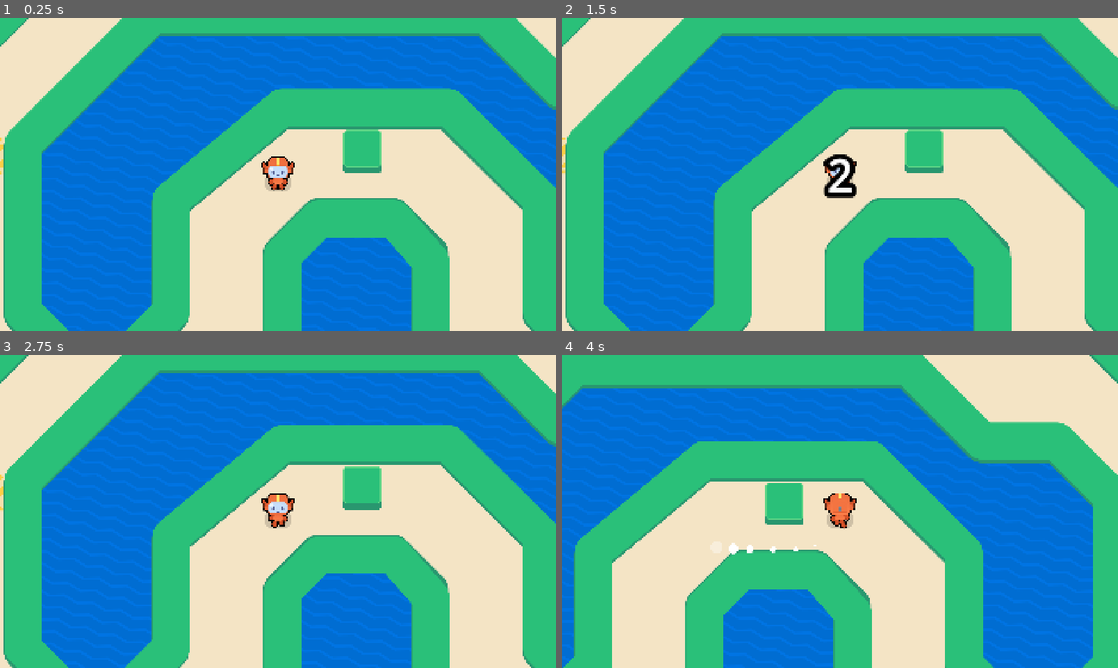
Above: before the commit, frames 1-4 (two rows, left to right).
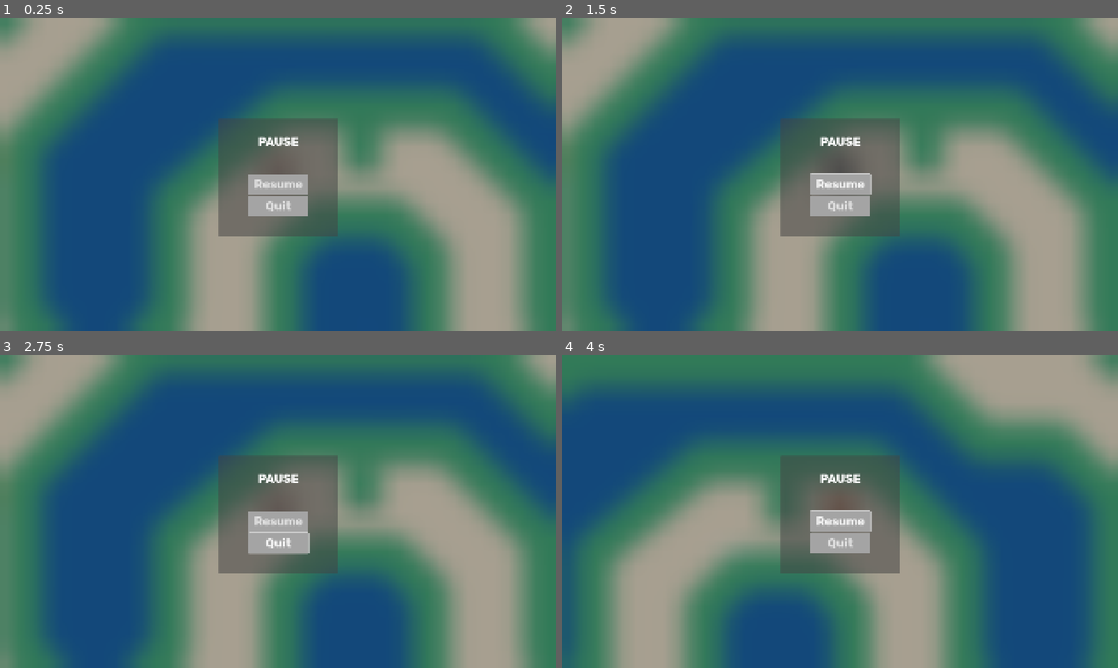
Above: after the commit, the same moments.

Repository: eddiespaget/M9-Top-Down-Movement
Game: Godot game, scene res://lessons/game.tscn
The game is run twice, just before and just after one commit, with the same random seed, the same clock (stepped at 60 frames per second) and the same inputs. The project has no main scene, so this scene is started directly.
Inputs (mouse positions are in pixels of both pictures, inside the frame that each line leads up to):
- Up to frame 1 (0.25 s): no input
- Up to frame 2 (1.5 s): click (840, 183) at 0.5 s, where only the run after the commit has a clickable "Resume"; tap Enter at 1.25 s; move the mouse to (962, 158) at 1.27 s; hold Right (move_right) from 1.28 s (still down); tap Z at 1.35 s; click (962, 158) at 1.42 s
- Up to frame 3 (2.75 s): tap Space at 1.52, 2.27 s; move the mouse to (166, 527) at 2.02 s; release Right (move_right) at 2.03 s; hold Down (move_down) from 2.03 s (still down); tap Z at 2.1 s
- Up to frame 4 (4 s): move the mouse to (895, 442) at 2.77 s; release Down (move_down) at 2.78 s; hold Right (move_right) 2.78-3.53 s; tap Z at 2.85, 3.6 s; move the mouse to (812, 574) at 3.52 s; hold Up (move_up) from 3.53 s (still down); click (812, 574) at 3.67 s

The runs differ from the first frame. In frame 1, 100% of the frame differs, in the area x 0-100%, y 0-100%; in frame 2, 100%; in frame 3, 100%; in frame 4, 100%.

Commit message:
M9L10 done and the one below this one is actually M9L9

Diff:
--- a/lessons/game.tscn
+++ b/lessons/game.tscn
@@ -8,6 +8,7 @@
 [ext_resource type="PackedScene" uid="uid://xl56q8amb611" path="res://assets/finish_line/finish_line.tscn" id="5_sepuf"]
 [ext_resource type="Theme" uid="uid://cdcyvsn1fp8wa" path="res://assets/countdown/count_down_theme.tres" id="7_viysf"]
 [ext_resource type="Script" uid="uid://57e8080cpukf" path="res://assets/countdown/count_down.gd" id="8_tpjcj"]
+[ext_resource type="PackedScene" uid="uid://dj6ye05dbiqpi" path="res://lessons/pause_screen.tscn" id="9_tpjcj"]
 
 [node name="Game" type="Node2D"]
 y_sort_enabled = true
@@ -50,8 +51,9 @@
 grow_horizontal = 2
 grow_vertical = 2
 theme = ExtResource("7_viysf")
-text = "Test"
 horizontal_alignment = 1
 vertical_alignment = 1
 script = ExtResource("8_tpjcj")
 metadata/_custom_type_script = "uid://57e8080cpukf"
+
+[node name="PauseScreen" parent="CanvasLayer" instance=ExtResource("9_tpjcj")]
--- /dev/null
+++ b/lessons/pause_screen.gd
@@ -0,0 +1,19 @@
+@tool
+extends Control
+
+@onready var _blur_color_rect: ColorRect = %BlurColorRect
+@onready var _ui_panel_container: PanelContainer = %UIPanelContainer
+
+@export_range(0, 1.0) var menu_opened_amount := 0.0:
+	set = set_menu_opened_amount
+
+func set_menu_opened_amount(amount: float) -> void:
+	menu_opened_amount = amount
+	visible = amount > 0
+
+	if _ui_panel_container == null or _blur_color_rect == null:
+		return
+
+	_blur_color_rect.material.set_shader_parameter("blur_amount", lerp(0.0, 1.5, amount))
+	_blur_color_rect.material.set_shader_parameter("tint_strength", lerp(0.0, 0.2, amount))
+	_ui_panel_container.modulate.a = amount
--- /dev/null
+++ b/lessons/pause_screen.tscn
@@ -0,0 +1,97 @@
+[gd_scene load_steps=8 format=3 uid="uid://dj6ye05dbiqpi"]
+
+[ext_resource type="FontFile" uid="uid://vxbfcnef0pvq" path="res://assets/fonts/rubik/Rubik-Bold.ttf" id="1_6f8pp"]
+[ext_resource type="Script" uid="uid://cxm3a8sarcd27" path="res://lessons/pause_screen.gd" id="2_qb0gi"]
+[ext_resource type="Shader" uid="uid://dp1hn66gsihpv" path="res://assets/blur.gdshader" id="2_vtnhc"]
+
+[sub_resource type="StyleBoxFlat" id="StyleBoxFlat_2l282"]
+content_margin_left = 20.0
+content_margin_top = 10.0
+content_margin_right = 20.0
+content_margin_bottom = 10.0
+bg_color = Color(0.64453125, 0.64453125, 0.64453125, 1)
+
+[sub_resource type="StyleBoxFlat" id="StyleBoxFlat_okwwg"]
+bg_color = Color(0.2627451, 0.2627451, 0.2627451, 0.5254902)
+corner_radius_top_left = 3
+corner_radius_top_right = 3
+corner_radius_bottom_right = 3
+corner_radius_bottom_left = 3
+expand_margin_left = 20.0
+expand_margin_top = 20.0
+expand_margin_right = 20.0
+expand_margin_bottom = 20.0
+
+[sub_resource type="Theme" id="Theme_jtw2t"]
+default_font = ExtResource("1_6f8pp")
+default_font_size = 42
+Button/styles/normal = SubResource("StyleBoxFlat_2l282")
+Label/font_sizes/font_size = 42
+PanelContainer/styles/panel = SubResource("StyleBoxFlat_okwwg")
+
+[sub_resource type="ShaderMaterial" id="ShaderMaterial_8c4bg"]
+shader = ExtResource("2_vtnhc")
+shader_parameter/blur_amount = 6.68400031749
+shader_parameter/tint = Color(0, 0, 0, 1)
+shader_parameter/tint_strength = 0.3050000144875
+shader_parameter/saturation = 0.6950000330125
+
+[node name="PauseScreen" type="Control"]
+layout_mode = 3
+anchors_preset = 15
+anchor_right = 1.0
+anchor_bottom = 1.0
+grow_horizontal = 2
+grow_vertical = 2
+theme = SubResource("Theme_jtw2t")
+script = ExtResource("2_qb0gi")
+
+[node name="BlurColorRect" type="ColorRect" parent="."]
+unique_name_in_owner = true
+material = SubResource("ShaderMaterial_8c4bg")
+layout_mode = 1
+anchors_preset = 15
+anchor_right = 1.0
+anchor_bottom = 1.0
+grow_horizontal = 2
+grow_vertical = 2
+
+[node name="UIPanelContainer" type="PanelContainer" parent="."]
+unique_name_in_owner = true
+layout_mode = 1
+anchors_preset = 8
+anchor_left = 0.5
+anchor_top = 0.5
+anchor_right = 0.5
+anchor_bottom = 0.5
+offset_left = -185.0
+offset_top = -173.0
+offset_right = 188.0
+offset_bottom = 192.0
+grow_horizontal = 2
+grow_vertical = 2
+
+[node name="VBoxContainer" type="VBoxContainer" parent="UIPanelContainer"]
+layout_mode = 2
+
+[node name="Label" type="Label" parent="UIPanelContainer/VBoxContainer"]
+custom_minimum_size = Vector2(0, 120)
+layout_mode = 2
+text = "PAUSE"
+horizontal_alignment = 1
+vertical_alignment = 1
+
+[node name="CenterContainer" type="CenterContainer" parent="UIPanelContainer/VBoxContainer"]
+layout_mode = 2
+size_flags_vertical = 3
+
+[node name="VBoxContainer" type="VBoxContainer" parent="UIPanelContainer/VBoxContainer/CenterContainer"]
+layout_mode = 2
+
+[node name="ResumeButton" type="Button" parent="UIPanelContainer/VBoxContainer/CenterContainer/VBoxContainer"]
+layout_mode = 2
+text = "Resume"
+
+[node name="QuitButton" type="Button" parent="UIPanelContainer/VBoxContainer/CenterContainer/VBoxContainer"]
+layout_mode = 2
+text = "Quit"
Not shown: 1 places in lessons/game.tscn that only renumber resources
